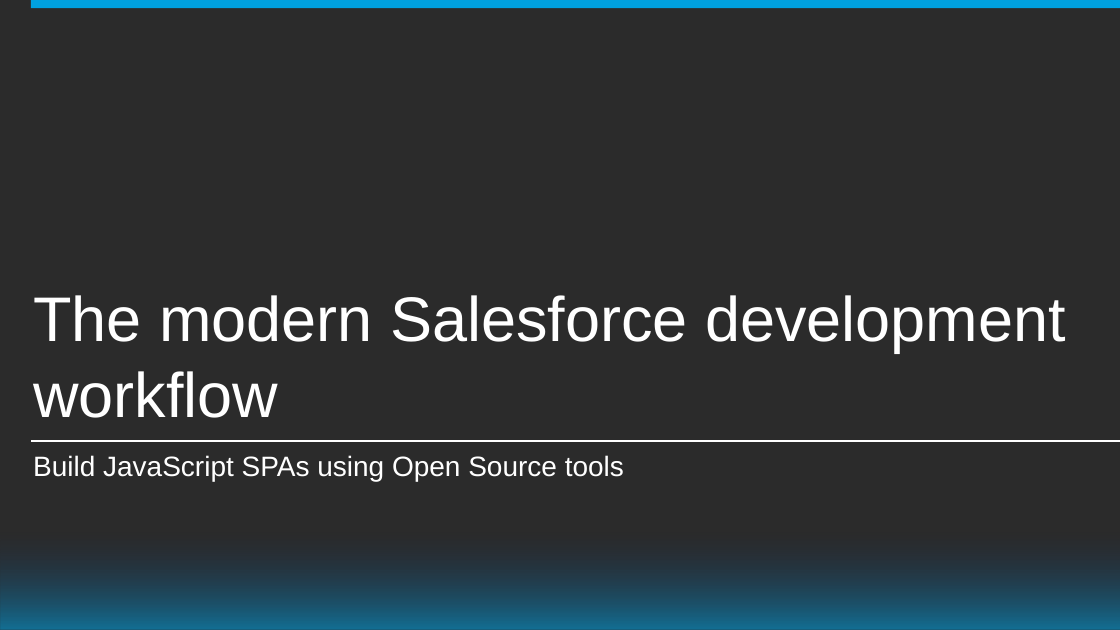
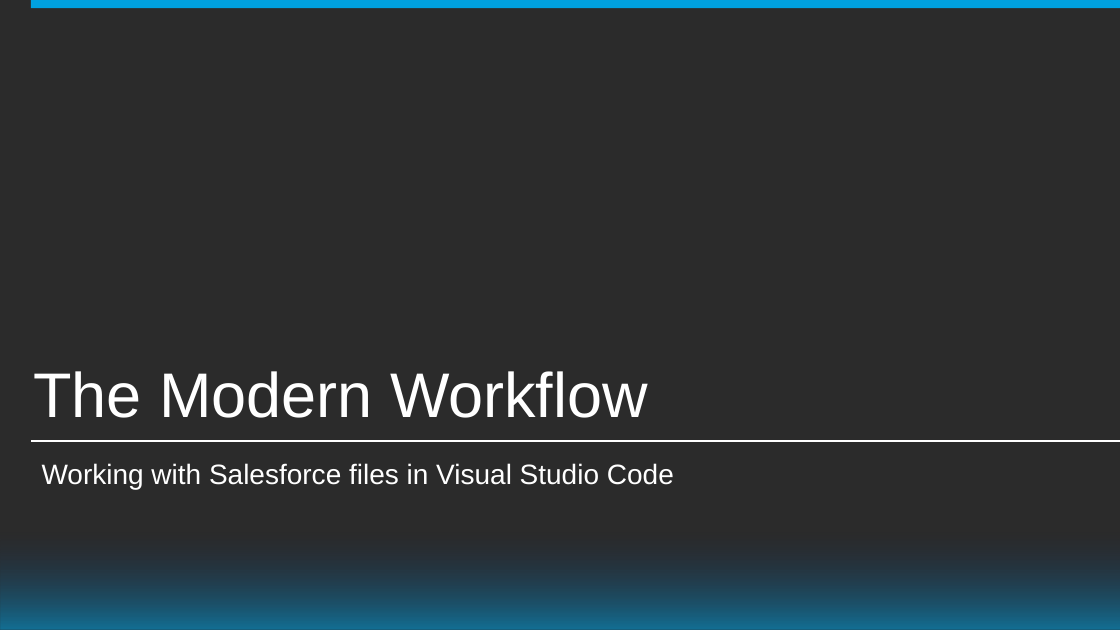
Before and after one commit to mobiletta/VSCode-DF15, a slide deck: slide 17 of John Nelson - DF15 - PowerPoint Presentation - Draft.pptx. Drawn at 1120x630 pixels with LibreOffice and Linux fonts; fonts in the diff are those of the drawing; background and template pictures are left out; a plain dark background stands for a picture behind light text. Boxes give left, top, right and bottom in pixels: in the first picture for what was removed or moved away, otherwise in the second. Text is boxed around its words. In the diff, an @@ line names an element or a change of style, - is before the commit and + after.

```diff
--- a/John Nelson - DF15 - PowerPoint Presentation - Draft.pptx
+++ b/John Nelson - DF15 - PowerPoint Presentation - Draft.pptx
@@ title at bbox=[33, 371, 648, 418]: text changed @@
-The modern Salesforce development workflow
+The Modern Workflow
@@ subtitle at bbox=[42, 463, 674, 489]: text changed @@
-Build JavaScript SPAs using Open Source tools
+Working with Salesforce files in Visual Studio Code
```
Also in this commit, not shown: 6 other slides changed, 6 slides added, 5 slides removed, 34 other files.
